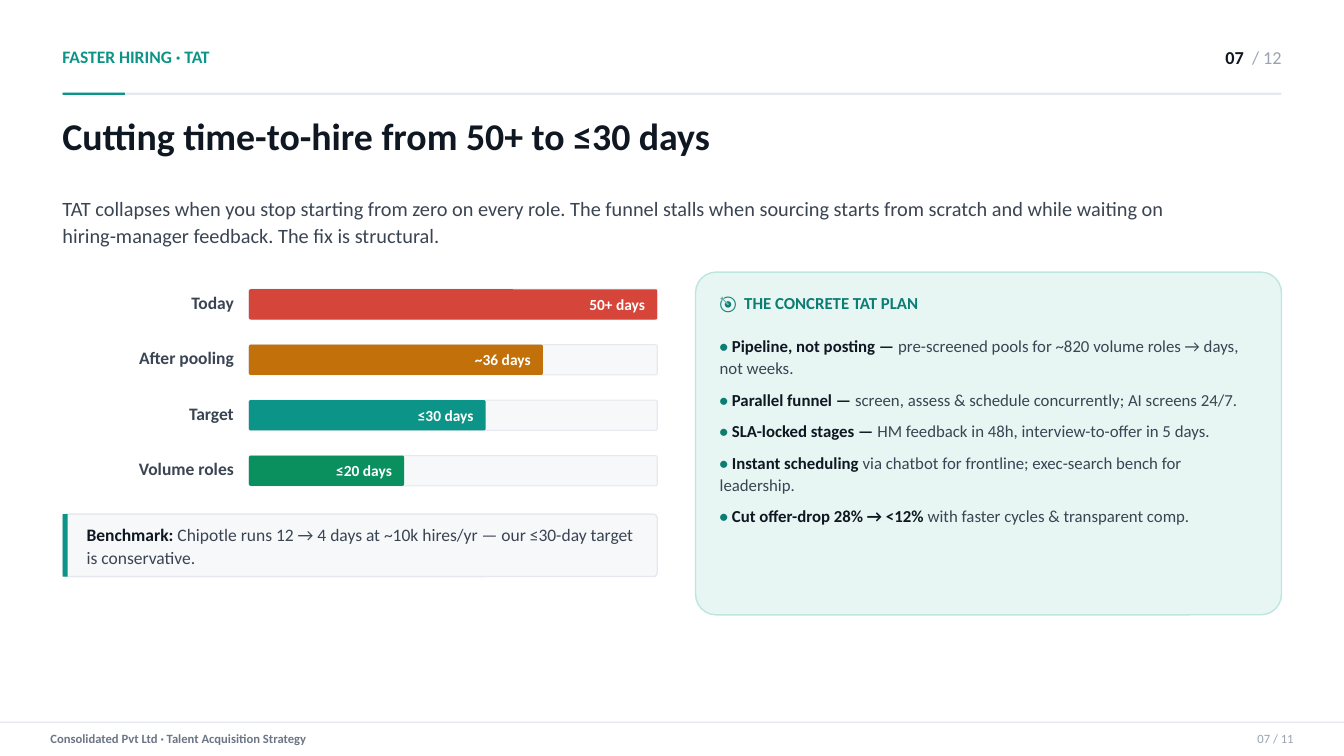
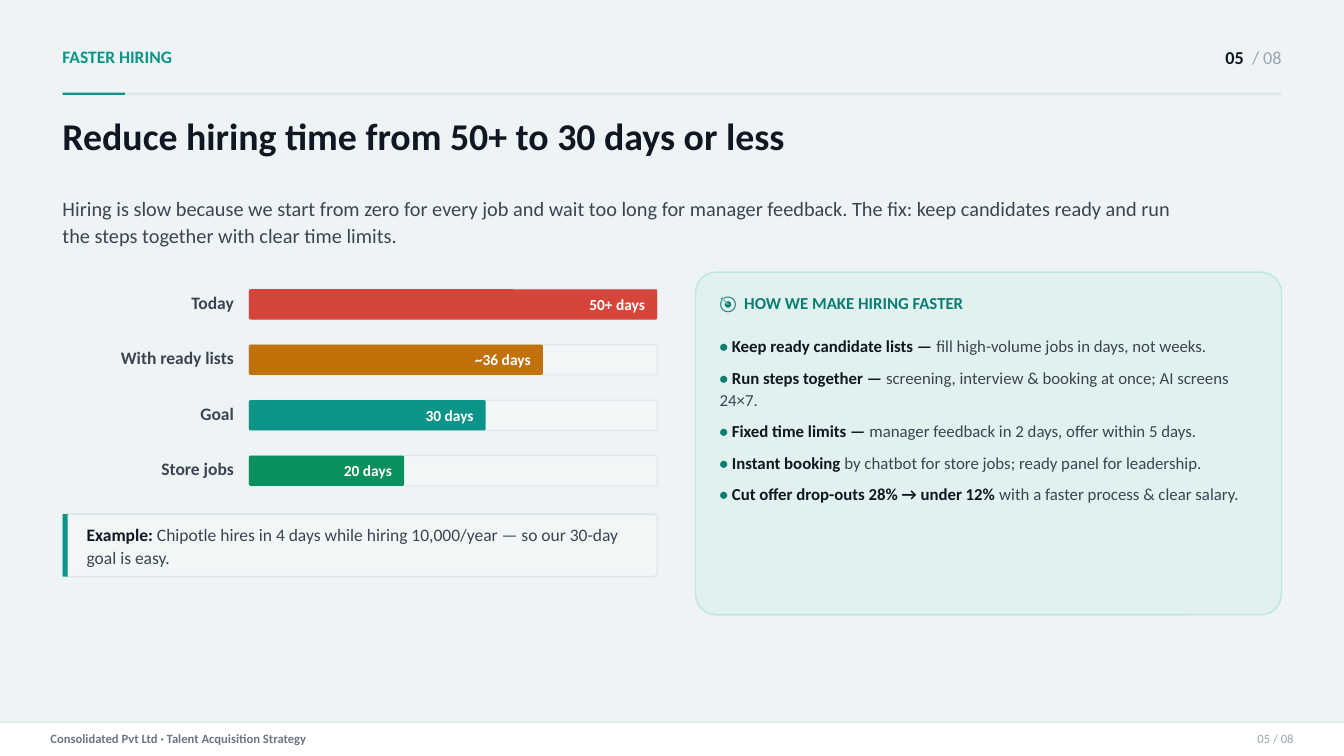
Before and after one commit to mi2arun/ta-strategy-consolidated, a slide deck: slide 6 of TA-Strategy.pptx (slide 8 before the commit). Drawn at 1344x756 pixels with LibreOffice and Linux fonts; fonts in the diff are those of the drawing. Boxes give left, top, right and bottom in pixels: in the first picture for what was removed or moved away, otherwise in the second. Text is boxed around its words. In the diff, an @@ line names an element or a change of style, - is before the commit and + after.

```diff
--- a/TA-Strategy.pptx
+++ b/TA-Strategy.pptx
@@ rectangle added at (0,0,1344,756), fill #EEF4F5 @@
@@ text at (62,51,172,63): text changed @@
-FASTER HIRING · TAT
+FASTER HIRING
@@ text at (1225,52,1281,64): text changed @@
-07 / 12
+05 / 08
@@ rectangle at (63,93,1281,95): fill #E5E9EF to #DDE4EA @@
@@ text at (62,123,784,157): text changed @@
-Cutting time-to-hire from 50+ to ≤30 days
+Reduce hiring time from 50+ to 30 days or less
@@ text at (62,202,1169,247): text changed @@
-TAT collapses when you stop starting from zero on every role. The funnel stalls when sourcing starts from scratch and while waiting on hiring-manager feedback. The fix is structural.
+Hiring is slow because we start from zero for every job and wait too long for manager feedback. The fix: keep candidates ready and run the steps together with clear time limits.
@@ rounded rectangle at (696,272,1281,615): fill #E7F5F3 to #E0F1EF @@
@@ text at (744,298,964,309): text changed @@
-🎯 THE CONCRETE TAT PLAN
+🎯 HOW WE MAKE HIRING FASTER
@@ text at (121,351,233,367): text changed @@
-After pooling
+With ready lists
@@ text at (720,340,1238,503): text changed @@
-• Pipeline, not posting — pre-screened pools for ~820 volume roles → days, not weeks.
-• Parallel funnel — screen, assess & schedule concurrently; AI screens 24/7.
-• SLA-locked stages — HM feedback in 48h, interview-to-offer in 5 days.
-• Instant scheduling via chatbot for frontline; exec-search bench for leadership.
-• Cut offer-drop 28% → <12% with faster cycles & transparent comp.
+• Keep ready candidate lists — fill high-volume jobs in days, not weeks.
+• Run steps together — screening, interview & booking at once; AI screens 24×7.
+• Fixed time limits — manager feedback in 2 days, offer within 5 days.
+• Instant booking by chatbot for store jobs; ready panel for leadership.
+• Cut offer drop-outs 28% → under 12% with a faster process & clear salary.
@@ text at (200,407,233,420): text changed @@
-Target
+Goal
@@ text at (426,410,474,424): text changed @@
-≤30 days
+30 days
@@ text at (161,462,234,478): text changed @@
-Volume roles
+Store jobs
@@ fill #F6F8FA to #F1F6F7; outline #E5E9EF 0.75 pt to #DDE4EA 0.75 pt in 4 elements at (249,289,657,320), (249,345,657,375), (249,400,657,431), (249,456,657,486) @@
@@ text at (344,465,392,479): text changed @@
-≤20 days
+20 days
@@ rounded rectangle at (63,514,657,577): fill #F6F8FA to #F1F6F7; outline #E5E9EF 1 pt to #DDE4EA 1 pt @@
@@ text at (87,528,618,567): text changed @@
-Benchmark: Chipotle runs 12 → 4 days at ~10k hires/yr — our ≤30-day target is conservative.
+Example: Chipotle hires in 4 days while hiring 10,000/year — so our 30-day goal is easy.
@@ rectangle at (0,722,1344,723): fill #E5E9EF to #DDE4EA @@
@@ text at (1257,734,1294,743): text changed @@
-07 / 11
+05 / 08
```
Also in this commit, not shown: 8 other slides changed, 1 slide added, 3 slides removed, 3 other files.
